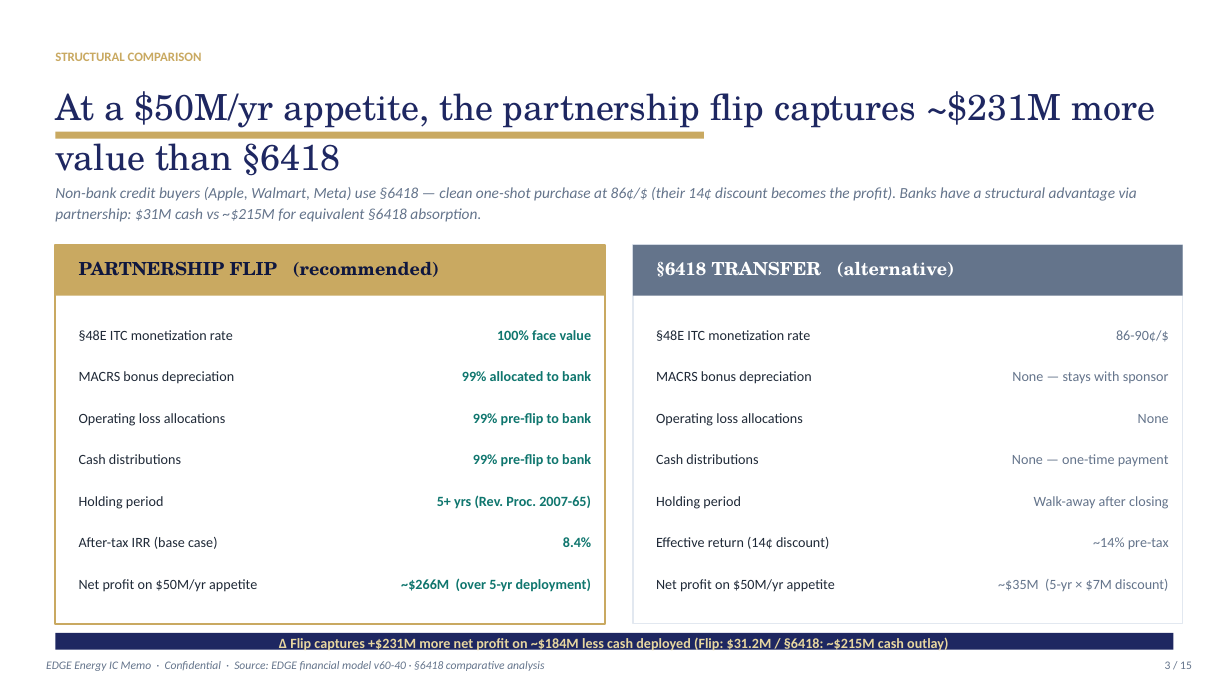
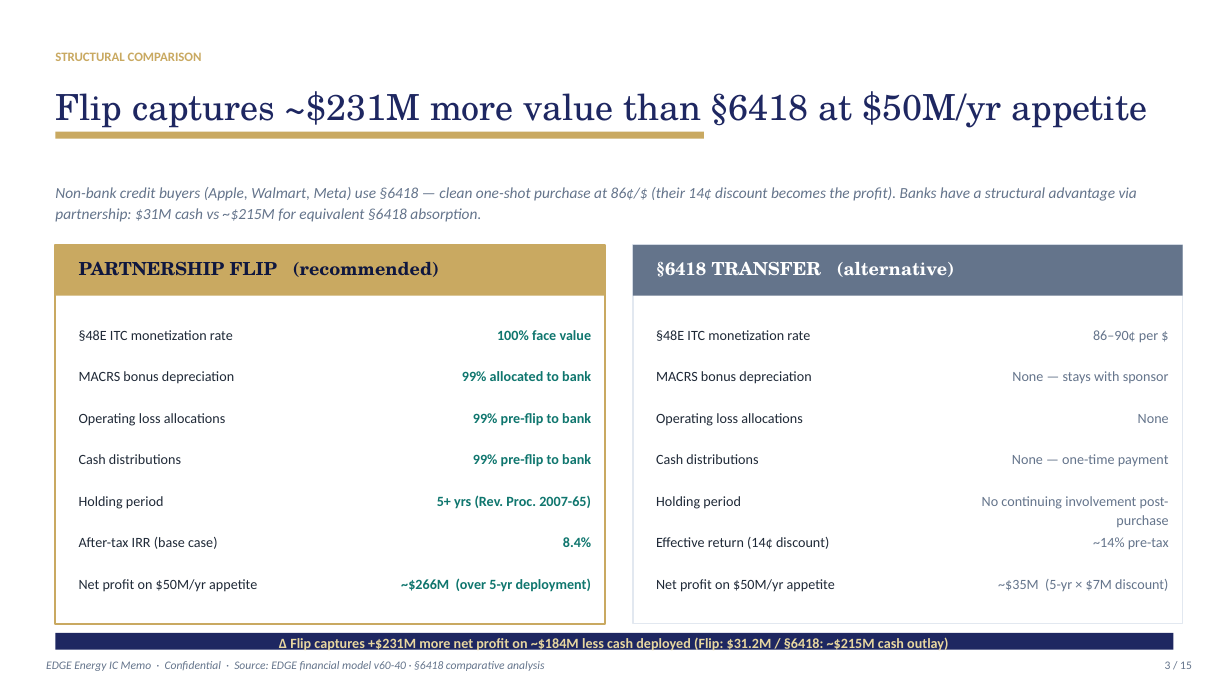
Before and after one commit to allurecg/Financial-Model, a slide deck: slide 3 of EDGE-EastWest-Bank-TaxEquity-IC-Memo.pptx. Drawn at 1232x693 pixels with LibreOffice and Linux fonts; fonts in the diff are those of the drawing. Boxes give left, top, right and bottom in pixels: in the first picture for what was removed or moved away, otherwise in the second. Text is boxed around its words. In the diff, an @@ line names an element or a change of style, - is before the commit and + after.

```diff
--- a/EDGE-EastWest-Bank-TaxEquity-IC-Memo.pptx
+++ b/EDGE-EastWest-Bank-TaxEquity-IC-Memo.pptx
@@ text at <box>55,91,1147,132</box>: text changed @@
-At a $50M/yr appetite, the partnership flip captures ~$231M more value than §6418
+Flip captures ~$231M more value than §6418 at $50M/yr appetite
@@ text at <box>1093,330,1158,342</box>: text changed @@
-86-90¢/$
+86–90¢ per $
@@ text at <box>982,496,1169,527</box>: text changed @@
-Walk-away after closing
+No continuing involvement post-purchase
```
Also in this commit, not shown: 8 other slides changed, 1 other file.
